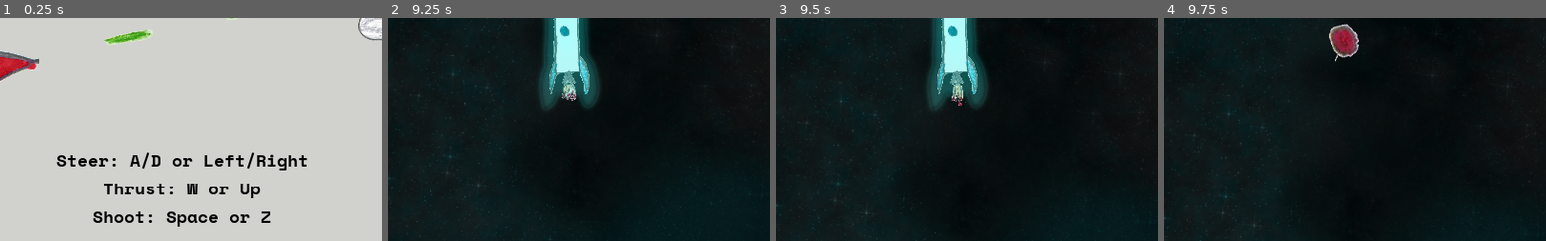
Above: before the commit, frames 1-4 (left to right).
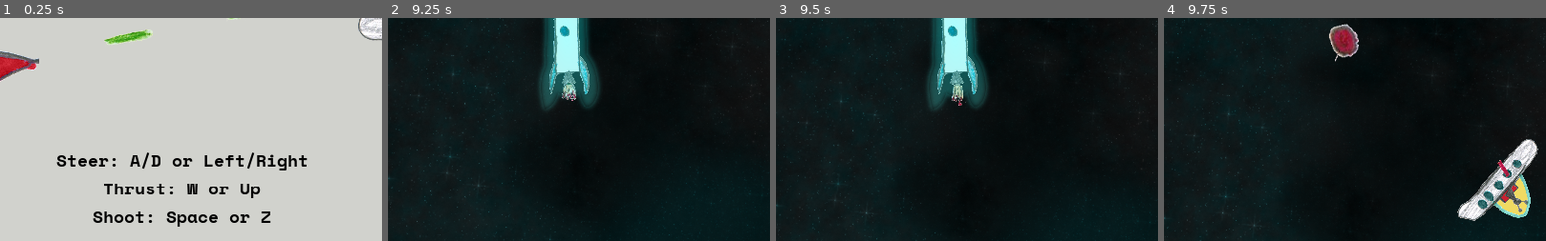
Above: after the commit, the same moments.

Repository: the-g-force/FamJam-April2020
Game: Godot game, scene res://src/MainMenu.tscn
The game is run twice, just before and just after one commit, with the same random seed, the same clock (stepped at 60 frames per second) and the same inputs. Sound files missing from this copy of the repository are replaced by a short silence.
Inputs:
- Up to frame 1 (0.25 s): no input
- Up to frame 2 (9.25 s): click "Start" at 0.5 s; hold Right (TurnRight) 1.28-2.03 s; tap Space (Fire) at 1.35, 2.85, 5.1, 6.6, 7.25, 8.85 s; hold Left (TurnLeft) 2.03-2.78 s; tap Delete (die) at 2.1, 3.6, 5.85, 7.35 s; hold Right (TurnRight) 2.78-3.53 s; tap Enter at 3.5 s; hold Up (Thrust) 3.53-4.25 s; click "Restart" at 4.25 s; hold Left (TurnLeft) 5.03-7.28 s; hold Right (TurnRight) 7.28-8 s; click "Restart" at 8 s; hold Up (Thrust) from 8.78 s (still down)
- Up to frame 3 (9.5 s): keep holding Up (Thrust)
- Up to frame 4 (9.75 s): release Up (Thrust) at 9.53 s; hold Right (TurnRight) from 9.53 s (still down); tap Delete (die) at 9.6 s
The pictures show only the part of the screen within x 26-76%, y 46-96%; the shares and areas given below are measured in that part.

Frames 1-3 are identical in both runs. In frame 4, 3.7% of the frame differs, in the area x 76-98%, y 54-92%.

Commit message:
Add more interesting paths

Diff:
--- a/project/src/Paths.tscn
+++ b/project/src/Paths.tscn
@@ -17,6 +17,16 @@
 "points": PoolVector2Array( 2811.13, -2248.91, -2811.13, 2248.91, 5013.54, 2172.16, 468.522, 1546.12, -468.522, -1546.12, 2301.05, 2468.07, 562.226, 1265.01, -562.226, -1265.01, 3829.91, 1136.48, 0, 0, 0, 0, 1782.31, 20.5396 )
 }
 
+[sub_resource type="Curve2D" id=5]
+_data = {
+"points": PoolVector2Array( 0, 0, 0, 0, 1442.25, -3.06996, -1302.73, 93.0518, 1302.73, -93.0518, 3209.75, 2414.24, -1563.27, 55.8311, 1563.27, -55.8311, 4145.48, 1023.64, 1004.96, -614.142, -1004.96, 614.142, 4253.35, 4570.68, 688.584, -93.0518, -688.584, 93.0518, 1683.74, 3998.02, 0, 0, 0, 0, 1971.99, 5128.28 )
+}
+
+[sub_resource type="Curve2D" id=6]
+_data = {
+"points": PoolVector2Array( 0, 0, 0, 0, 2979.85, 2218.26, 781.424, 173.65, -781.424, -173.65, 903.168, 3521.88, -238.768, 738.011, 238.768, -738.011, 296.838, 1566.46, -1085.31, 86.8249, 1085.31, -86.8249, 2055.2, 323.482, -1714.79, -694.599, 1714.79, 694.599, 4089.08, 575.78, 0, 0, 0, 0, 2634.77, 5047.26 )
+}
+
 [node name="Root" type="Node2D"]
 script = ExtResource( 1 )
 
@@ -31,7 +41,13 @@
 [node name="Path2D3" type="Path2D" parent="Paths"]
 curve = SubResource( 3 )
 
+[node name="Path2D5" type="Path2D" parent="Paths"]
+curve = SubResource( 5 )
+
+[node name="Path2D4" type="Path2D" parent="Paths"]
+curve = SubResource( 6 )
+
 [node name="Timer" type="Timer" parent="."]
-wait_time = 3.0
+wait_time = 1.5
 autostart = true
 [connection signal="timeout" from="Timer" to="." method="_on_Timer_timeout"]
Not shown: 1 places in project/src/Paths.tscn that only renumber resources
